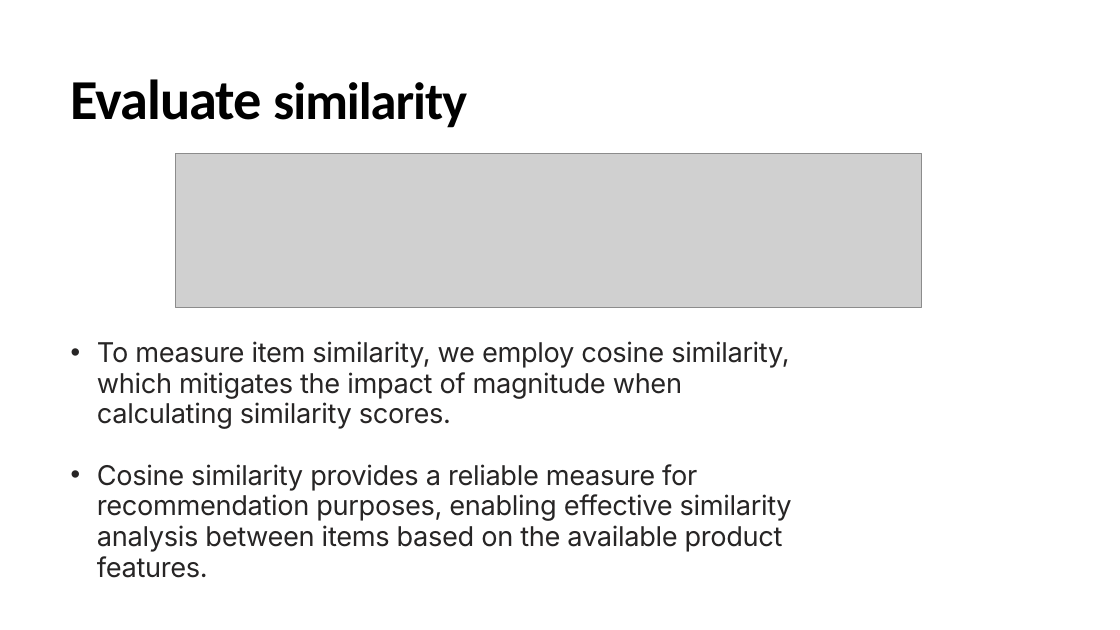
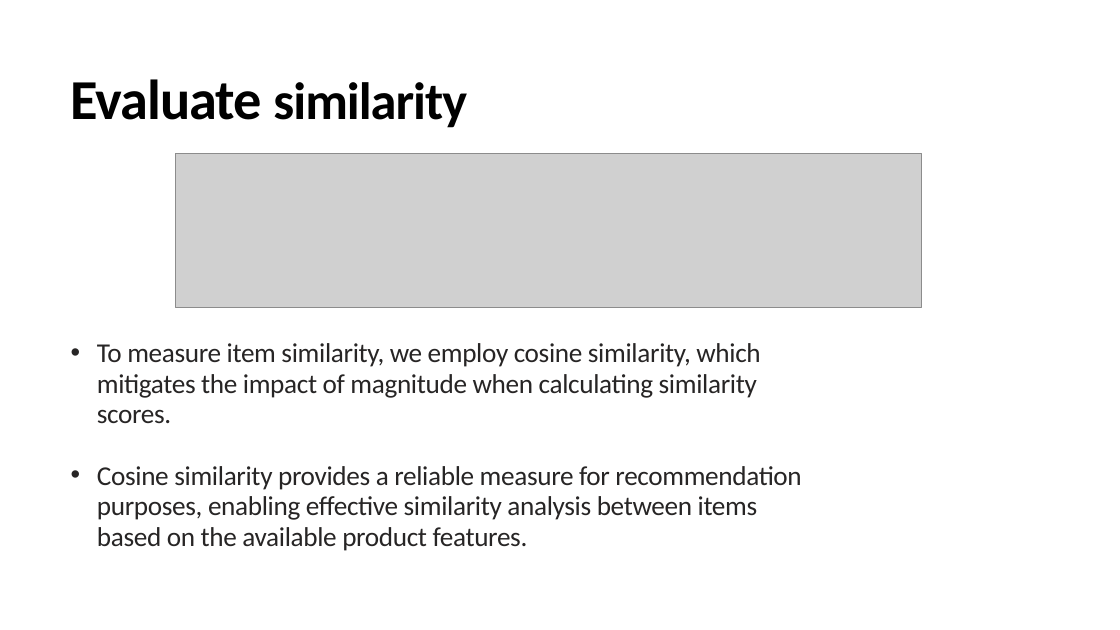
Before and after one commit to ywchen814/ExpoRecSys-Item-Recommendation-with-Flask-API-and-Elasticsearch, a slide deck: slide 12 of Item-Based-Recommendation_Yuwei Chen.pptx. Drawn at 1120x630 pixels with LibreOffice and Linux fonts; fonts in the diff are those of the drawing; grey boxes stand for pictures. Boxes give left, top, right and bottom in pixels: in the first picture for what was removed or moved away, otherwise in the second. Text is boxed around its words. In the diff, an @@ line names an element or a change of style, - is before the commit and + after.

```diff
--- a/Item-Based-Recommendation_Yuwei Chen.pptx
+++ b/Item-Based-Recommendation_Yuwei Chen.pptx
@@ background #F5F5F5 to #FFFFFF @@
@@ text "To measure item similarity, we ..." at (x1=97, y1=343, x2=801, y2=551): font Inter to Calibri @@
```
Also in this commit, not shown: 11 other slides changed, 5 slides added, 1 slide removed, 2 other files.
